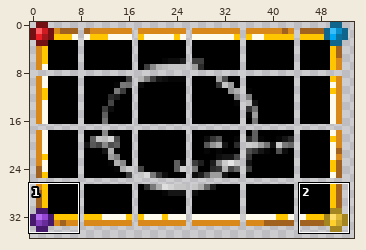
A pixel-art sprite gets an edit: Tiles/KeepMovingForward.png. The first picture is a wide view before the edit; the outline marks the close-up.
Close-up. Old version:
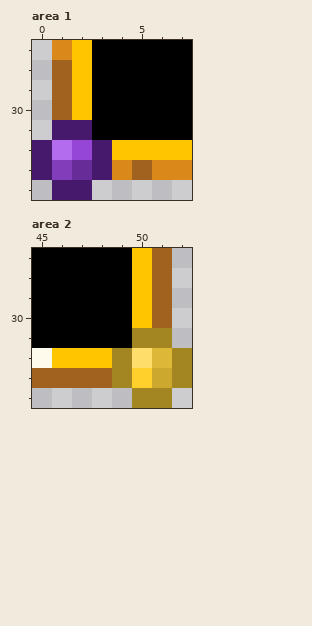
The file is 108x72 pixels, drawn in blocks of 2x2; one block is one cell here. Colours within 5 levels of each other are drawn and written as one. Shown: area 1: x 0..7, y 27..34; area 2: x 45..52, y 27..34. The commit also changed other parts of the picture, which this record leaves out.
And afterwards:
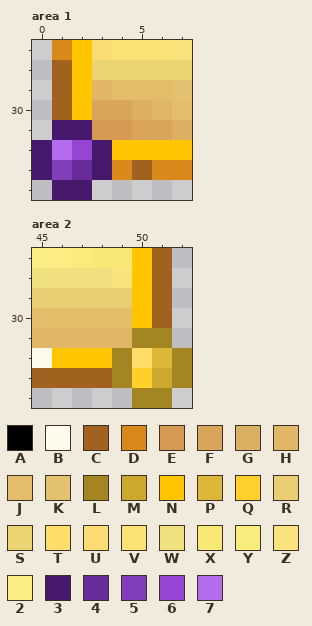
Palette (. is transparent): A #000000  B #fffbec  C #a2621f  D #d9891a  E #d79a54  F #d9a55b  G #dbb062  H #e1b667  J #e3bd69  K #e2c270  L #a38621  M #cca82e  N #ffc600  P #ddb737  Q #ffcf2c  R #e8cd72  S #edd473  T #ffdd6a  U #fadb74  V #fae374  W #f1e07e  X #f8e977  Y #f8ec7d  Z #fae37d  2 #fbec83  3 #47196c  4 #682c99  5 #823dba  6 #9546d5  7 #b46cee
Diff:
--- area 1
@@ x 0..7 @@
-27 .DNAAAAA
-28 .CNAAAAA
-29 .CNAAAAA
-30 .CNAAAAA
-31 .33AAAAA
+27 .DNUVVVZ
+28 .CNSSSSS
+29 .CNHJJJK
+30 .CNFFGHJ
+31 .33EEFFG
 32 3763NNNN
--- area 2
@@ x 45..52 @@
-27 AAAAANC.
-28 AAAAANC.
-29 AAAAANC.
-30 AAAAANC.
-31 AAAAALL.
+27 22YXXNC.
+28 WWWWZNC.
+29 RRRRRNC.
+30 JJJJJNC.
+31 HHHHHLL.
 32 BNNNLTPL
